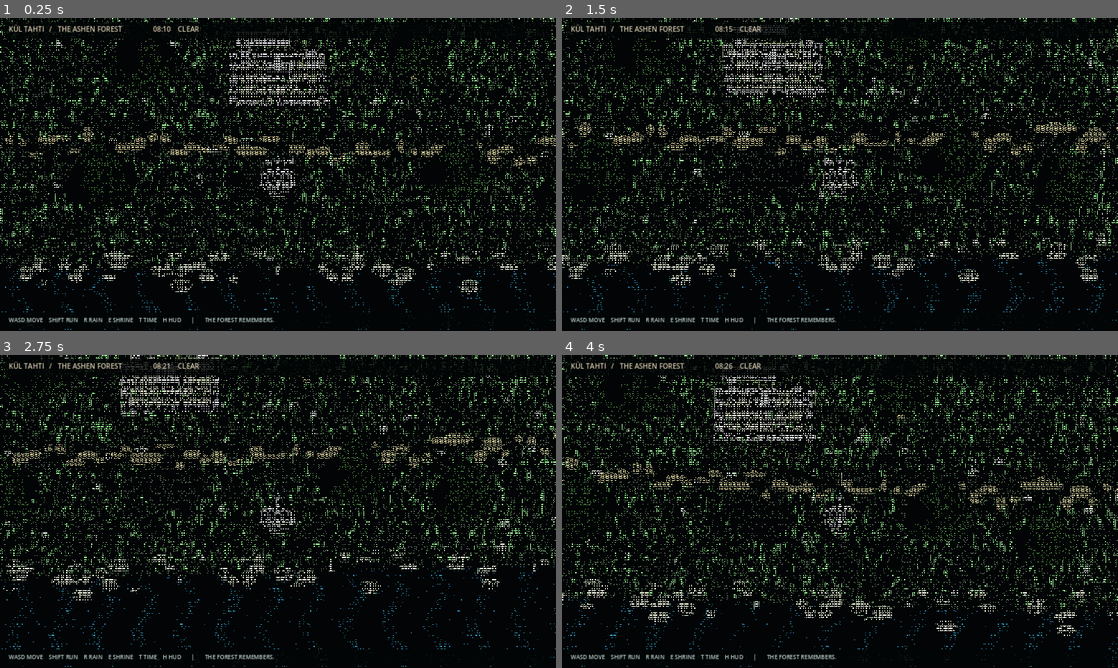
Above: before the commit, frames 1-4 (two rows, left to right).
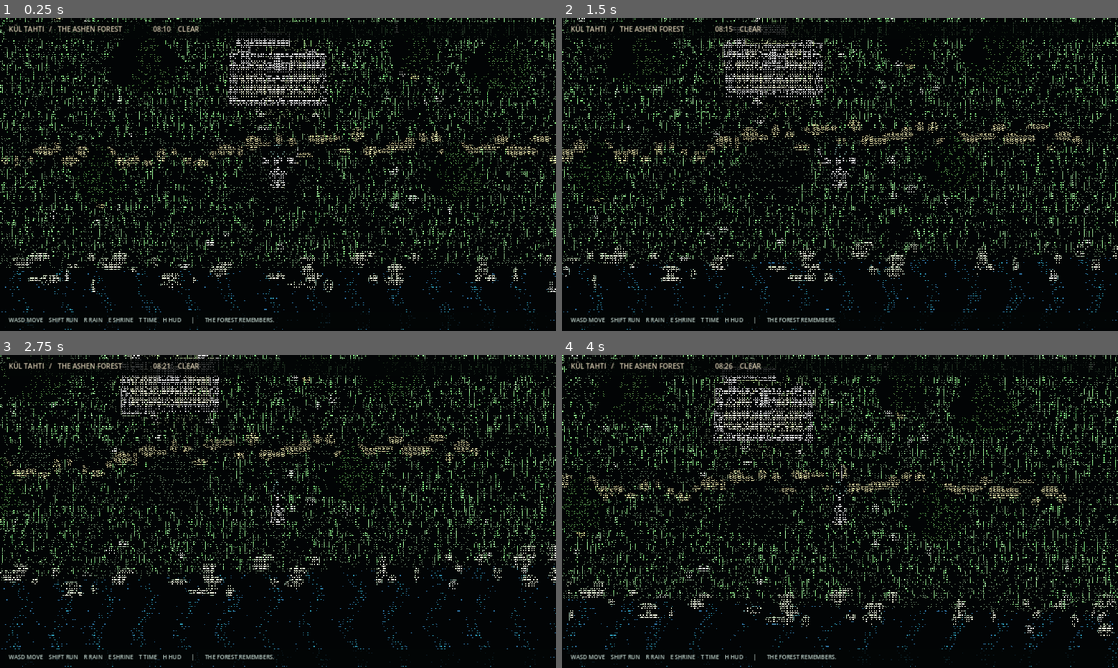
Above: after the commit, the same moments.

Repository: furkhans4o4-create/KUL-TAHTI
Game: Godot game, scene res://scenes/main.tscn
Two runs of this game, one before a commit and one after it. Both use one fixed random seed, a clock stepped at 60 frames per second and the inputs below.
Inputs:
- Up to frame 1 (0.25 s): no input
- Up to frame 2 (1.5 s): tap Enter at 0.5 s; hold D 0.53-1.28 s; hold Shift 0.53-1.28 s; tap Space at 0.77 s; hold S from 1.28 s (still down); tap 1 at 1.35 s
- Up to frame 3 (2.75 s): tap Space at 1.52 s; release S at 2.03 s; hold D from 2.03 s (still down); tap 2 at 2.1 s
- Up to frame 4 (4 s): release D at 2.78 s; hold W 2.78-3.53 s; tap 3 at 2.85 s; tap Space at 3.02, 3.77 s; hold A from 3.53 s (still down); tap Q at 3.6 s

The runs differ from the first frame. In frame 1, 7.9% of the frame differs, in the area x 0-100%, y 0-89%; in frame 2, 7.7%; in frame 3, 7.2%; in frame 4, 8.2%, in the area x 0-100%, y 0-92%.

Commit message:
Refine atmosphere demo with thin moving grass and remove oversized hero marker

Diff:
--- a/scripts/forest3d.gd
+++ b/scripts/forest3d.gd
@@ -107,8 +107,8 @@
     # Pebbled trail around the ruined road.
     var dust_mat := _material("514a3b")
     var pebble_mesh := _sphere(0.6)
-    for i in range(90):
-        var x: float = -41.0 + float(i) * 0.92
+    for i in range(48):
+        var x: float = -22.0 + float(i) * 0.92
         var z: float = -2.7 + sin(float(i) * 0.14) * 0.5
         _mesh(pebble_mesh, dust_mat, self, Vector3(x, -0.04, z + rng.randf_range(-0.9, 0.9)), Vector3(rng.randf_range(0.3, 1.5), 0.06, rng.randf_range(0.45, 1.2)))
 
@@ -133,7 +133,7 @@
 func _grass() -> void:
     # Grass uses a single instanced mesh and oscillates in the vertex shader.
     var blade := QuadMesh.new()
-    blade.size = Vector2(0.20, 0.78)
+    blade.size = Vector2(0.075, 1.10)
     var shader := Shader.new()
     shader.code = "shader_type spatial;\nrender_mode cull_disabled;\nuniform vec3 hero_world = vec3(0.0);\nvoid vertex( …(301 unchanged characters)…
     var grass_mat := ShaderMaterial.new()
@@ -144,7 +144,7 @@
     mm.transform_format = MultiMesh.TRANSFORM_3D
     mm.use_colors = true
     mm.mesh = blade
-    mm.instance_count = 8600
+    mm.instance_count = 11000
     var noise := FastNoiseLite.new()
     noise.seed = 8173
     noise.frequency = 0.078
@@ -156,12 +156,12 @@
         if Vector2(x,z).length() < 2.4 or absf(z+2.7)<0.65 or z>7.2:
             x = rng.randf_range(-27,27)
             z = rng.randf_range(-26,-5)
-        var h: float = rng.randf_range(0.52, 1.45) * (1.0 + maxf(-0.3, meadow))
+        var h: float = rng.randf_range(0.64, 1.35) * (1.0 + maxf(-0.3, meadow))
         var angle: float = rng.randf_range(0, TAU)
         var orient := Basis().rotated(Vector3.UP, angle).scaled(Vector3(rng.randf_range(0.8, 1.5), h, 1.0))
         mm.set_instance_transform(i, Transform3D(orient, Vector3(x, h*0.39, z)))
-        var shade: float = rng.randf_range(0.48, 0.92)
-        mm.set_instance_color(i, Color(0.23*shade,0.48*shade,0.27*shade,1))
+        var shade: float = rng.randf_range(0.62, 0.96)
+        mm.set_instance_color(i, Color(0.25*shade,0.59*shade,0.29*shade,1))
     var grass_field := MultiMeshInstance3D.new()
     grass_field.multimesh = mm
     grass_field.cast_shadow = GeometryInstance3D.SHADOW_CASTING_SETTING_OFF
@@ -294,7 +294,7 @@
     _mesh(BoxMesh.new(),metal,sword,Vector3(0,0.60,0),Vector3(0.09,1.28,0.08))
     _mesh(BoxMesh.new(),_material("9a794b"),sword,Vector3(0,0.03,0),Vector3(0.47,0.10,0.12))
     actor.position = hero_position
-    actor.scale = Vector3.ONE * 1.45
+    actor.scale = Vector3.ONE * 1.65
     # A small pale ring gives the player a distinct focal point in ASCII.
     var ring_mat := _material("b39c65", 1.0, true)
     var marker_mesh := CylinderMesh.new()
@@ -302,7 +302,7 @@
     marker_mesh.bottom_radius = 0.90
     marker_mesh.height = 0.015
     marker_mesh.radial_segments = 32
-    _mesh(marker_mesh,ring_mat,actor,Vector3(0,0.025,0),Vector3(1,1,1))
+    _mesh(marker_mesh,ring_mat,actor,Vector3(0,0.015,0),Vector3(0.42,1.0,0.42))
 
 func _enemies() -> void:
     var cloth := _material("533e4a")
